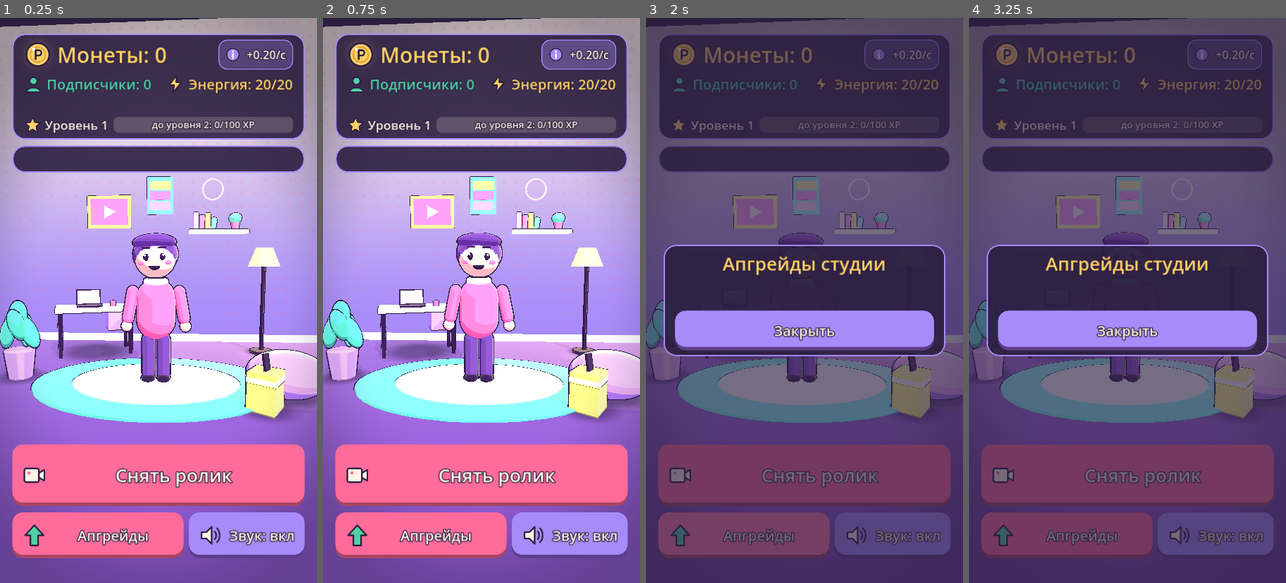
Above: before the commit, frames 1-4 (left to right).
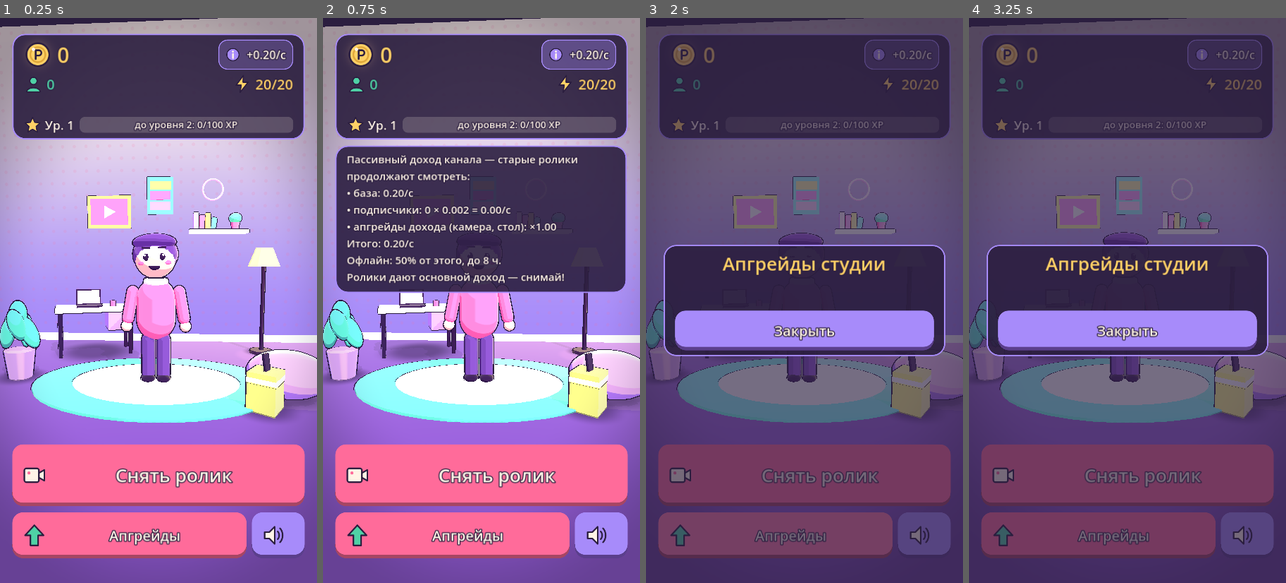
Above: after the commit, the same moments.

Repository: mcvadi777-code/clipstar
Game: Godot game, scene res://scenes/main.tscn
Two runs of this game, one before a commit and one after it. Both use one fixed random seed, a clock stepped at 60 frames per second and the inputs below.
Inputs (mouse positions are in pixels of both pictures, inside the frame that each line leads up to; where the layout moved, square brackets give the same spot in the first picture):
- Up to frame 1 (0.25 s): no input
- Up to frame 2 (0.75 s): click "+0.20/с" at 0.5 s
- Up to frame 3 (2 s): click "Апгрейды" at 1.25 s
- Up to frame 4 (3.25 s): click "Снять ролик" at 2 s; click (1247, 537) [1216, 537] at 2.75 s

The runs differ from the first frame. In frame 1, 8.6% of the frame differs, in the area x 3-97%, y 5-96%; in frame 2, 24%; in frame 3, 7.3%; in frame 4, 7.3%.
Error before the commit: Invalid assignment of property or key 'text' with value of type 'String' on a base object of type 'null instance'. (res://scripts/ui/hud.gd:81)
Error after the commit: Invalid access to property or key 'pressed' on a base object of type 'null instance'. (res://scripts/ui/upgrade_panel.gd:20)

Commit message:
step3: scripts/ui/hud.gd

Diff:
--- a/scripts/ui/hud.gd
+++ b/scripts/ui/hud.gd
@@ -1,18 +1,35 @@
 extends Control
-## HUD поверх студии: монеты, доход/сек, подписчики, уровень и опыт, энергия,
-## кнопки «Снять ролик», «Апгрейды», звук; панель съёмки с кнопкой «Фокус»; всплывающие подсказки.
+## HUD поверх студии.
+## Верх: монеты (со свечением) и доход/с с кнопкой «откуда доход», подписчики, энергия, уровень с полосой опыта.
+## Низ: панель съёмки (тикающие просмотры, прогресс, качество, кнопка «Фокус!»), «Снять ролик», «Апгрейды», звук.
+## Сок: вспышка, всплывающие цифры, партиклы сердечек и лайков, подсказки-тосты.
+## Отступы от краёв учитывают безопасную зону экрана (вырез, жестовая панель).
 
 signal shoot_pressed
 signal upgrades_pressed
 signal focus_tapped
 
 const Formulas := preload("res://scripts/gameplay/formulas.gd")
-
+const UiFx := preload("res://scripts/fx/ui_fx.gd")
+const ICON_COIN: Texture2D = preload("res://assets/icons/coin.svg")
+const ICON_USER: Texture2D = preload("res://assets/icons/user.svg")
+const ICON_STAR: Texture2D = preload("res://assets/icons/star.svg")
+const ICON_SOUND_ON: Texture2D = preload("res://assets/icons/sound_on.svg")
+const ICON_SOUND_OFF: Texture2D = preload("res://assets/icons/sound_off.svg")
+const BASE_MARGIN_SIDE: int = 28
+const BASE_MARGIN_TOP: int = 36
+const BASE_MARGIN_BOTTOM: int = 56
+
+@onready var _safe: MarginContainer = %Safe
 @onready var _coins_label: Label = %CoinsLabel
-@onready var _income_label: Label = %IncomeLabel
+@onready var _coin_box: Control = %CoinBox
+@onready var _income_button: Button = %IncomeButton
+@onready var _income_info: PanelContainer = %IncomeInfo
+@onready var _income_info_label: Label = %IncomeInfoLabel
 @onready var _subs_label: Label = %SubsLabel
 @onready var _level_label: Label = %LevelLabel
 @onready var _xp_bar: ProgressBar = %XpBar
+@onready var _xp_label: Label = %XpLabel
 @onready var _energy_label: Label = %EnergyLabel
 @onready var _energy_timer_label: Label = %EnergyTimerLabel
 @onready var _shoot_button: Button = %ShootButton
@@ -20,12 +37,21 @@
 @onready var _sound_button: Button = %SoundButton
 @onready var _shoot_panel: Control = %ShootPanel
 @onready var _shoot_topic_label: Label = %ShootTopicLabel
+@onready var _live_views_label: Label = %LiveViewsLabel
 @onready var _shoot_progress: ProgressBar = %ShootProgress
 @onready var _quality_bar: ProgressBar = %QualityBar
 @onready var _focus_button: Button = %FocusButton
 @onready var _toast: Label = %Toast
+@onready var _float_layer: Control = %FloatLayer
+@onready var _hearts_stream: CPUParticles2D = %HeartsStream
+@onready var _heart_burst: CPUParticles2D = %HeartBurst
+@onready var _like_burst: CPUParticles2D = %LikeBurst
+@onready var _flash: ColorRect = %Flash
 
 var _toast_tween: Tween
+var _flash_tween: Tween
+var _shown_coins: float = -1.0
+var _last_tick_views: float = 0.0
 
 
 func _ready() -> void:
@@ -33,69 +59,186 @@
 	_upgrades_button.pressed.connect(_on_upgrades_button)
 	_sound_button.pressed.connect(_on_sound_button)
 	_focus_button.pressed.connect(_on_focus_button)
+	_income_button.pressed.connect(_toggle_income_info)
 	Economy.coins_changed.connect(_on_coins_changed)
 	Economy.energy_changed.connect(_on_energy_changed)
+	Economy.upgrade_changed.connect(_on_upgrade_changed)
 	Progress.stats_changed.connect(_refresh_progress)
+	resized.connect(_layout_effects)
+	get_viewport().size_changed.connect(_apply_safe_area)
+	UiFx.apply_press_feedback(self)
 	_shoot_panel.visible = false
+	_income_info.visible = false
 	_toast.visible = false
+	_set_flash(0.0)
+	_hearts_stream.emitting = false
+	_apply_safe_area()
+	_layout_effects()
 	_update_sound_button()
 	_on_coins_changed(Economy.coins)
 	_on_energy_changed(Economy.energy, Economy.energy_max(), Economy.seconds_to_next_energy())
 	_refresh_progress()
 
 
+# --- Съёмка -----------------------------------------------------------------
+
 func show_shooting(topic_name: String) -> void:
 	_shoot_topic_label.text = "Снимаем: %s" % topic_name
+	_live_views_label.text = "0"
+	_last_tick_views = 0.0
 	_shoot_progress.value = 0.0
 	_quality_bar.value = 0.0
 	_shoot_panel.visible = true
-	_shoot_button.disabled = true
+	_shoot_button.visible = false
 	_upgrades_button.disabled = true
-
-
-func update_shooting(progress01: float, quality01: float) -> void:
+	_income_info.visible = false
+	_hearts_stream.emitting = true
+	UiFx.pop(_shoot_panel, 1.05)
+
+
+func update_shooting(progress01: float, quality01: float, live_views: float) -> void:
 	_shoot_progress.value = progress01 * 100.0
 	_quality_bar.value = quality01 * 100.0
+	_live_views_label.text = Formulas.format_number(live_views)
+	if live_views - _last_tick_views >= maxf(5.0, live_views * 0.08):
+		_last_tick_views = live_views
+		Audio.play("tick", 1.0 + progress01 * 0.5)
+	_hearts_stream.amount = 6
+	_hearts_stream.speed_scale = 0.8 + quality01 * 1.2
 
 
 func hide_shooting() -> void:
 	_shoot_panel.visible = false
-	_shoot_button.disabled = false
+	_shoot_button.visible = true
 	_upgrades_button.disabled = false
+	_hearts_stream.emitting = false
+
+
+func pulse_quality() -> void:
+	UiFx.pop(_quality_bar, 1.08)
+
+
+# --- Сок --------------------------------------------------------------------
+
+func flash(strength: float = 0.8) -> void:
+	if _flash_tween != null and _flash_tween.is_valid():
+		_flash_tween.kill()
+	_set_flash(strength)
+	_flash_tween = create_tween()
+	_flash_tween.tween_method(_set_flash, strength, 0.0, 0.45).set_trans(Tween.TRANS_EXPO).set_ease(Tween.EASE_OUT)
+
+
+func burst_reactions() -> void:
+	_heart_burst.restart()
+	_like_burst.restart()
+
+
+## Всплывающая цифра «+22 монеты» с иконкой: вылетает вверх, пружинит и тает.
+func spawn_float(text: String, icon: Texture2D, color: Color, start: Vector2, delay: float = 0.0) -> void:
+	var row: HBoxContainer = HBoxContainer.new()
+	row.mouse_filter = Control.MOUSE_FILTER_IGNORE
+	row.add_theme_constant_override("separation", 8)
+	var tex: TextureRect = TextureRect.new()
+	tex.texture = icon
+	tex.custom_minimum_size = Vector2(52, 52)
+	tex.expand_mode = TextureRect.EXPAND_IGNORE_SIZE
+	tex.stretch_mode = TextureRect.STRETCH_KEEP_ASPECT_CENTERED
+	var label: Label = Label.new()
+	label.text = text
+	label.add_theme_font_size_override("font_size", 44)
+	label.add_theme_color_override("font_color", color)
+	label.add_theme_constant_override("outline_size", 12)
+	row.add_child(tex)
+	row.add_child(label)
+	row.modulate.a = 0.0
+	_float_layer.add_child(row)
+	row.reset_size()
+	row.position = start - row.size * 0.5
+	row.pivot_offset = row.size * 0.5
+	row.scale = Vector2.ONE * 0.4
+	var tween: Tween = row.create_tween()
+	tween.tween_interval(delay)
+	tween.tween_property(row, "modulate:a", 1.0, 0.01)
+	tween.parallel().tween_property(row, "scale", Vector2.ONE * 1.2, 0.16).set_trans(Tween.TRANS_BACK).set_ease(Tween.EASE_OUT)
+	tween.tween_property(row, "scale", Vector2.ONE, 0.12)
+	tween.parallel().tween_property(row, "position:y", row.position.y - 170.0, 1.0).set_trans(Tween.TRANS_QUAD).set_ease(Tween.EASE_OUT)
+	tween.tween_property(row, "modulate:a", 0.0, 0.3)
+	tween.tween_callback(row.queue_free)
+
+
+func float_origin() -> Vector2:
+	return Vector2(size.x * 0.5, size.y * 0.52)
 
 
 func show_toast(text: String) -> void:
 	_toast.text = text
 	_toast.visible = true
 	_toast.modulate.a = 1.0
+	UiFx.pop(_toast, 1.1)
 	if _toast_tween != null and _toast_tween.is_valid():
 		_toast_tween.kill()
 	_toast_tween = create_tween()
-	_toast_tween.tween_interval(1.6)
+	_toast_tween.tween_interval(1.8)
 	_toast_tween.tween_property(_toast, "modulate:a", 0.0, 0.4)
 	_toast_tween.tween_callback(_toast.hide)
 
 
+# --- Обновление значений ----------------------------------------------------
+
 func _on_coins_changed(coins: float) -> void:
-	_coins_label.text = "Монеты: %s" % Formulas.format_number(coins)
-	_income_label.text = "+%s/с" % Formulas.format_number(Economy.passive_per_second()) if Economy.passive_per_second() >= 1.0 \
-		else "+%.1f/с" % Economy.passive_per_second()
+	_coins_label.text = Formulas.format_number(coins)
+	_income_button.text = "+%s/с" % Formulas.format_rate(Economy.passive_per_second())
+	if _shown_coins >= 0.0 and coins - _shown_coins >= 10.0:
+		UiFx.pop(_coin_box, 1.2)
+	_shown_coins = coins
+	if _income_info.visible:
+		_refresh_income_info()
 
 
 func _on_energy_changed(energy: int, energy_max: int, seconds_to_next: int) -> void:
-	_energy_label.text = "Энергия: %d/%d" % [energy, energy_max]
+	_energy_label.text = "%d/%d" % [energy, energy_max]
 	_energy_timer_label.text = "" if energy >= energy_max else "+1 через %s" % Formulas.format_duration(seconds_to_next)
 
 
+func _on_upgrade_changed(_upgrade_id: String, _level: int) -> void:
+	if _income_info.visible:
+		_refresh_income_info()
+
+
 func _refresh_progress() -> void:
-	_subs_label.text = "Подписчики: %s" % Formulas.format_number(Progress.subscribers)
-	_level_label.text = "Уровень %d" % Progress.level
-	_xp_bar.max_value = Progress.xp_to_next_level()
+	_subs_label.text = Formulas.format_number(Progress.subscribers)
+	_level_label.text = "Ур. %d" % Progress.level
+	var need: float = Progress.xp_to_next_level()
+	_xp_bar.max_value = need
 	_xp_bar.value = Progress.xp
-
+	_xp_label.text = "до уровня %d: %d/%d XP" % [Progress.level + 1, int(Progress.xp), int(ceilf(need))]
+
+
+func _toggle_income_info() -> void:
+	Audio.play("click")
+	_income_info.visible = not _income_info.visible
+	if _income_info.visible:
+		_refresh_income_info()
+		UiFx.pop(_income_info, 1.04)
+
+
+func _refresh_income_info() -> void:
+	var b: Dictionary = Economy.passive_breakdown()
+	_income_info_label.text = "\n".join([
+		"Пассивный доход канала — старые ролики продолжают смотреть:",
+		"• база: %s/с" % Formulas.format_rate(float(b["base"])),
+		"• подписчики: %s × %s = %s/с" % [Formulas.format_number(float(b["subscribers"])), str(b["per_subscriber"]), Formulas.format_rate(float(b["from_subscribers"]))],
+		"• апгрейды дохода (камера, стол): ×%.2f" % float(b["income_multiplier"]),
+		"Итого: %s/с" % Formulas.format_rate(float(b["total"])),
+		"Офлайн: %d%% от этого, до %d ч." % [int(float(b["offline_efficiency"]) * 100.0), int(float(b["offline_max_hours"]))],
+		"Ролики дают основной доход — снимай!",
+	])
+
+
+# --- Кнопки -----------------------------------------------------------------
 
 func _update_sound_button() -> void:
-	_sound_button.text = "Звук: выкл" if Audio.muted else "Звук: вкл"
+	_sound_button.icon = ICON_SOUND_OFF if Audio.muted else ICON_SOUND_ON
 
 
 func _on_shoot_button() -> void:
@@ -105,6 +248,7 @@
 
 func _on_upgrades_button() -> void:
 	Audio.play("click")
+	_income_info.visible = false
 	upgrades_pressed.emit()
 
 
@@ -114,5 +258,36 @@
 
 
 func _on_focus_button() -> void:
-	Audio.play("tap")
+	Audio.play("tap", 0.9 + _quality_bar.value / 100.0 * 0.6)
 	focus_tapped.emit()
+
+
+# --- Раскладка --------------------------------------------------------------
+
+func _set_flash(amount: float) -> void:
+	(_flash.material as ShaderMaterial).set_shader_parameter("amount", amount)
+	_flash.visible = amount > 0.001
+
+
+func _layout_effects() -> void:
+	var center: Vector2 = Vector2(size.x * 0.5, size.y * 0.5)
+	_hearts_stream.position = Vector2(size.x * 0.5, size.y * 0.62)
+	_heart_burst.position = center
+	_like_burst.position = center
+
+
+## Отступы = базовые + безопасная зона экрана (в координатах вьюпорта).
+func _apply_safe_area() -> void:
+	var top: float = BASE_MARGIN_TOP
+	var bottom: float = BASE_MARGIN_BOTTOM
+	var screen_size: Vector2i = DisplayServer.screen_get_size()
+	var safe: Rect2i = DisplayServer.get_display_safe_area()
+	var viewport_size: Vector2 = get_viewport_rect().size
+	if screen_size.y > 0 and safe.size.y > 0 and OS.has_feature("mobile"):
+		var k: float = viewport_size.y / float(screen_size.y)
+		top += float(safe.position.y) * k
+		bottom += float(screen_size.y - safe.end.y) * k
+	_safe.add_theme_constant_override("margin_left", BASE_MARGIN_SIDE)
+	_safe.add_theme_constant_override("margin_right", BASE_MARGIN_SIDE)
+	_safe.add_theme_constant_override("margin_top", int(top))
+	_safe.add_theme_constant_override("margin_bottom", int(bottom))
